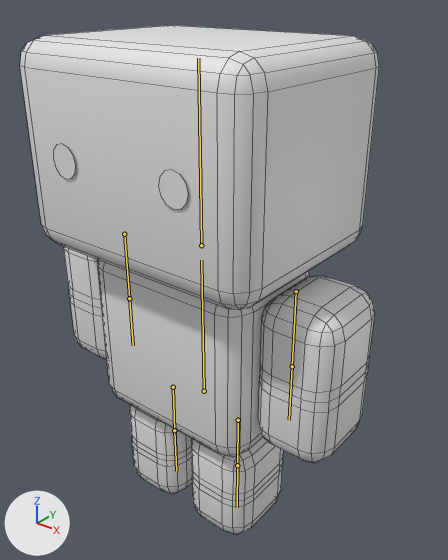
A saved change to the Blender file 3d/goobs.blend.
Before and after are seen from a camera (50 mm lens) standing at (2.33, -2.7, 3.49) and looking at (0.03, 0.19, 1.7). Lighting does not change. The marker at lower left points along +X, +Y and +Z. The picture after the commit comes second. Both versions are drawn at the pose saved in each file; the numbers are the values there. The bones that bend it are drawn over the model as lines. Mesh edges are drawn as thin lines.
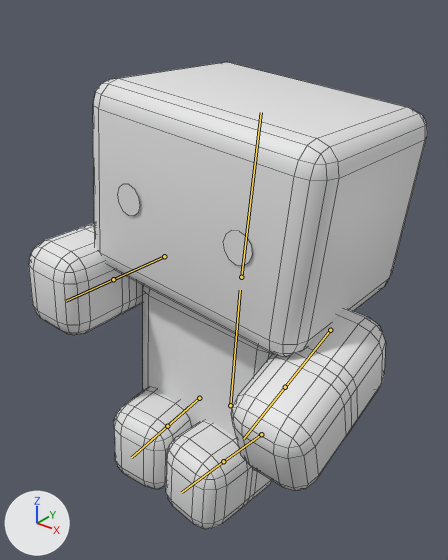
What the commit changed:
Bone 'Torso' (bone_torso) moves from (0.0, 0.0, 0.0) to (0.0, -0.3, -0.3).
Bone 'Torso' (bone_torso) turns from (0, 0, 0) to (0, 0, -5) degrees about its own x, y and z.
Bone 'RightThigh' (bone_rightthigh) turns from (0, 0, 0) to (90, -5, 0) degrees about its own x, y and z.
Bone 'LeftThigh' (bone_leftthigh) turns from (0, 0, 0) to (90, 5, 0) degrees about its own x, y and z.
Bone 'RightArm' (bone_rightarm) turns from (0, 0, 0) to (90, 0, 0) degrees about its own x, y and z.
Bone 'LeftArm' (bone_leftarm) turns from (0, 0, 0) to (70, 0, 0) degrees about its own x, y and z.
Bone 'Head' (bone_head) turns from (0, 0, 0) to (0, 0, -2) degrees about its own x, y and z.

Location of each change, [x1, y1, x2, y2] in pixels of the pictures (448 x 560 px):
'Cube', posed (11% wider, 8% shorter): before [20, 25, 379, 534]; after [29, 62, 427, 529]
bone 'Torso', root to tip: before (204, 391) to (201, 260); after (230, 405) to (240, 290)
bone 'RightThigh', root to tip: before (173, 387) to (174, 430); after (199, 398) to (167, 426)
bone 'LeftThigh', root to tip: before (238, 420) to (237, 465); after (261, 434) to (223, 461)
bone 'RightArm', root to tip: before (124, 234) to (129, 298); after (164, 256) to (113, 279)
bone 'LeftArm', root to tip: before (296, 291) to (292, 366); after (330, 330) to (285, 387)
bone 'Head', root to tip: before (201, 245) to (198, 58); after (241, 277) to (261, 112)
